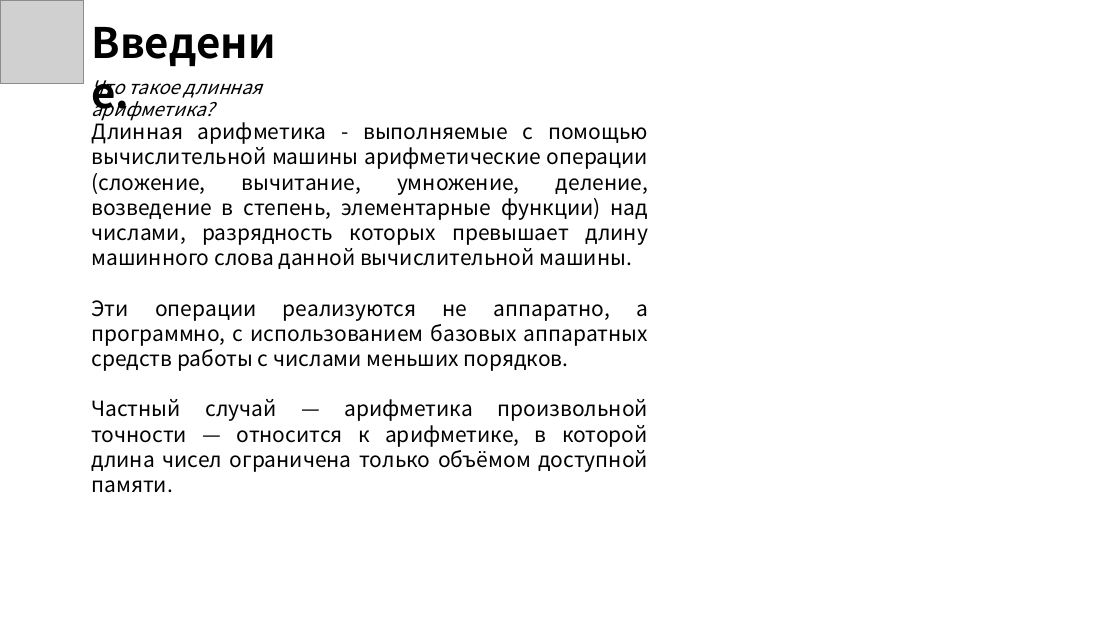
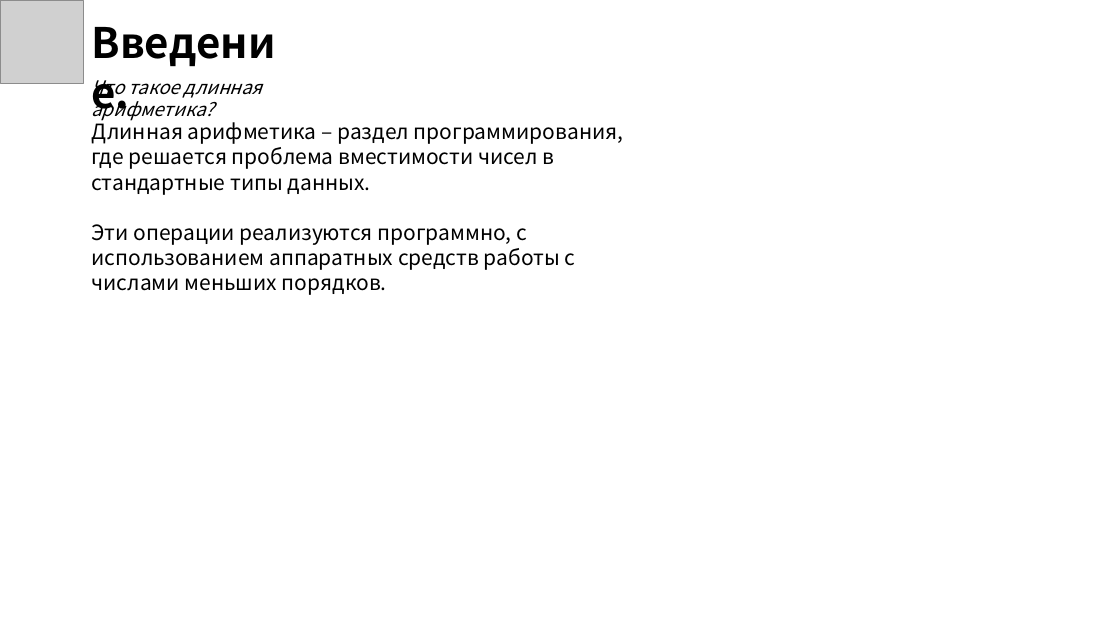
Before and after one commit to Elsium/ASD, a slide deck: slide 3 of presentation/presentation.pptx (slide 4 before the commit). Drawn at 1120x630 pixels with LibreOffice and Linux fonts; fonts in the diff are those of the drawing; grey boxes stand for pictures; background and template pictures are left out. Boxes give left, top, right and bottom in pixels: in the first picture for what was removed or moved away, otherwise in the second. Text is boxed around its words. In the diff, an @@ line names an element or a change of style, - is before the commit and + after.

```diff
--- a/presentation/presentation.pptx
+++ b/presentation/presentation.pptx
@@ text at (91, 118, 624, 295): text changed @@
-Длинная арифметика - выполняемые с помощью вычислительной машины арифметические операции (сложение, вычитание, умножение, деление, возведение в степень, элементарные функции) над числами, разрядность которых превышает длину машинного слова данной вычислительной машины.
-Эти операции реализуются не аппаратно, а программно, с использованием базовых аппаратных средств работы с числами меньших порядков.
-Частный случай — арифметика произвольной точности — относится к арифметике, в которой длина чисел ограничена только объёмом доступной памяти.
+Длинная арифметика – раздел программирования, где решается проблема вместимости чисел в стандартные типы данных.
+Эти операции реализуются программно, с использованием аппаратных средств работы с числами меньших порядков.
```
Also in this commit, not shown: 6 other slides changed, 1 slide added, 11 slides removed, 6 other files.
